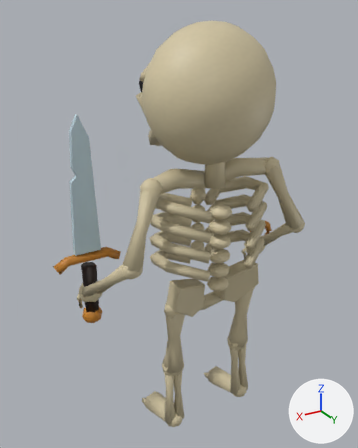
An edit to the FBX model Assets/Export/Characters/bone_warden_skeleton/SK_bone_warden_skeleton_LOD2.fbx, drawn before and after from the same camera.
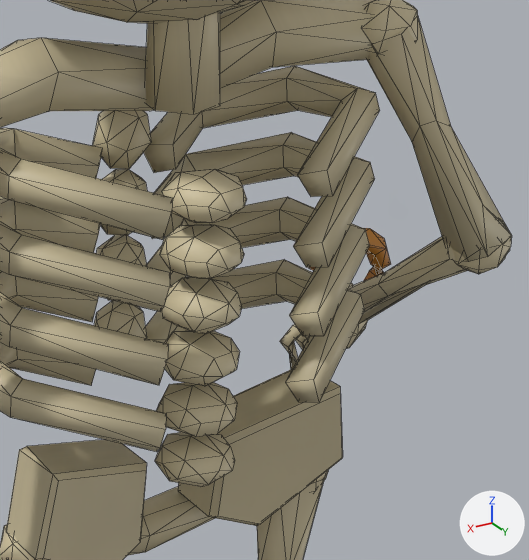
Each version appears first whole from a 50 mm lens placed at (0.581, 0.821, 0.992), pointed at (0.04, -0.08, 0.542), and next in a close-up on the part from 46% to 86% of the width and 35% to 70% of the height. Arrows for +X, +Y and +Z are at lower right; the lights stay in place. The older version's two pictures come first. The close-ups show mesh edges as thin lines. Vertices at exactly the same position are counted once.

Objects in the first close-up: 'SK_bone_warden_skeleton_LOD2'.
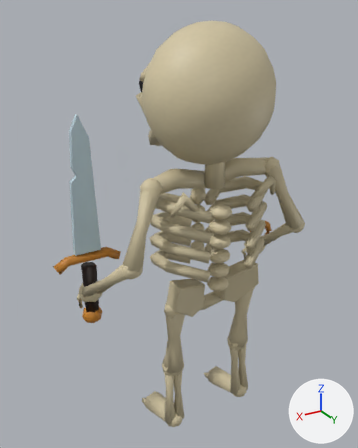
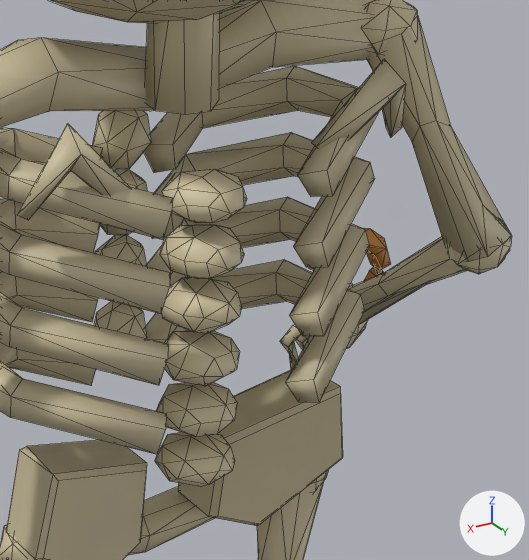
Changed parts and their boxes [x1, y1, x2, y2] in the close-ups (529 x 560 px; the box of a moved part takes in the faces that stretch with it):
part 1 of me_connected_cervical_bones_003, reshaped: before [9, 13, 220, 452]; after [9, 13, 406, 454]
part 2 of me_connected_cervical_bones_003, reshaped: before [97, 237, 112, 254]; after [95, 238, 112, 254]
part 3 of me_connected_cervical_bones_003, moved or reshaped: before [358, 284, 426, 324]; after [359, 284, 426, 324]

What the commit changed:
me_connected_cervical_bones_003 is used by ob_sk_bone_warden_skeleton_lod2; location (0.0, 0.0, 0.0).
Verts and faces of me_connected_cervical_bones_003; kept vertices keep their numbers, new ones are numbered from 1972.
Before the commit, vertices of me_connected_cervical_bones_003: 1085 (-0.264, -0.13, 0.386), 1086 (-0.252, -0.13, 0.384), 1097 (-0.221, -0.03, 0.47), 1099 (-0.213, -0.045, 0.456) at pixel (388, 296), 1103 (-0.246, -0.139, 0.4).
Before the commit, vertices of me_connected_cervical_bones_003: 1104 (-0.242, -0.131, 0.388), 1105 (-0.231, -0.129, 0.384), 1106 (-0.217, -0.138, 0.393), 1107 (-0.221, -0.145, 0.403), 1108 (-0.235, -0.146, 0.408).
Before the commit, vertices of me_connected_cervical_bones_003: 1109 (-0.223, -0.132, 0.386).
me_connected_cervical_bones_003 had 1972 vertices, 2872 faces and spanned x -0.286..0.323, y -0.17..0.091, z -0.002..0.975.
me_connected_cervical_bones_003 now has 1990 vertices, 2898 faces and spans x -0.286..0.323, y -0.17..0.091, z -0.002..0.975.
Part 1, on me_connected_cervical_bones_003:
6 vertices are removed from x -0.015..0.059, y 0.017..0.071, z 0.464..0.65.
18 faces are deleted.
1 vertex moves from x -0.022, y 0.0, z 0.65 to x -0.022, y 0.007, z 0.65.
25 vertices are added at x -0.135..0.135, y 0.019..0.068, z 0.466..0.673.
47 new faces join them, mat_m_riftexpansionascensionsurface.
Part 2, on me_connected_cervical_bones_003:
2 vertices are removed from x 0.006..0.013, y -0.077..-0.07, z 0.525..0.534.
8 faces are deleted.
1 vertex moves from x -0.01, y -0.075, z 0.525 to x -0.006, y -0.077, z 0.525.
1 vertex is added at (0.013, -0.072, 0.531).
5 new faces join them, mat_m_riftexpansionascensionsurface.
Part 3, on me_connected_cervical_bones_003:
Vertices deleted: 1105, 1109 (with the faces that use them).
Vertex 1085 moves to (-0.266, -0.131, 0.388).
Vertex 1086 moves to (-0.252, -0.129, 0.384).
New vertex 1982 is at (-0.227, -0.13, 0.384).
New faces: (1099, 1106, 1982), (1097, 1099, 1982, 1104), (1103, 1104, 1982, 1106, 1107, 1108) (mat_m_riftexpansionascensionsurface).
Other edits to the shape of me_connected_cervical_bones_003 do not show in these pictures.
